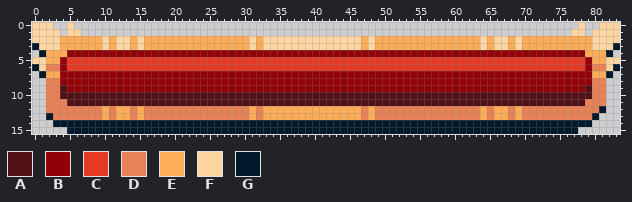
Edited in one commit: pixel-art file (NeverShallWeDie/Assets/Sprites/UI/health_container.aseprite). Above: the version before the commit.
84x16 pixels, 1 frame.
Visible layers, top first: "health", "delay", "Layer".
Palette (. is transparent): A #511016  B #900006  C #e43b27  D #e88256  E #ffac58  F #ffd5a2  G #00192b
Pixels before, first column x 0:
 0 FFF..F........................................................................F..FFF
 1 FFFF.FF......................................................................FF.FFFF
 2 FFFFEEEEEEFEFFEFEEEEEEEEEEEEEEEFEFFFFFFFFFFFFFFEFEEEEEEEEEEEEEEEFEFFEFEEEEEEEEEEFFFF
 3 GFFFEEEEEEFEFFEFEEEEEEEEEEEEEEEFEFFFFFFFFFFFFFFEFEEEEEEEEEEEEEEEFEFFEFEEEEEEEEEEFFFG
 4 .GEEEBBBBBBBBBBBBBBBBBBBBBBBBBBBBBBBBBBBBBBBBBBBBBBBBBBBBBBBBBBBBBBBBBBBBBBBBBBEEEG.
 5 FFEEBCCCCCCCCCCCCCCCCCCCCCCCCCCCCCCCCCCCCCCCCCCCCCCCCCCCCCCCCCCCCCCCCCCCCCCCCCCBEEFF
 6 GFDDBCCCCCCCCCCCCCCCCCCCCCCCCCCCCCCCCCCCCCCCCCCCCCCCCCCCCCCCCCCCCCCCCCCCCCCCCCCBDDFG
 7 .GEEBBBBBBBBBBBBBBBBBBBBBBBBBBBBBBBBBBBBBBBBBBBBBBBBBBBBBBBBBBBBBBBBBBBBBBBBBBBBEEG.
 8 ..DDBBBBBBBBBBBBBBBBBBBBBBBBBBBBBBBBBBBBBBBBBBBBBBBBBBBBBBBBBBBBBBBBBBBBBBBBBBBBDD..
 9 ..DDABBBBBBBBBBBBBBBBBBBBBBBBBBBBBBBBBBBBBBBBBBBBBBBBBBBBBBBBBBBBBBBBBBBBBBBBBBADD..
10 ..DDAAAAAAAAAAAAAAAAAAAAAAAAAAAAAAAAAAAAAAAAAAAAAAAAAAAAAAAAAAAAAAAAAAAAAAAAAAAADD..
11 ..DDDAAAAAAAAAAAAAAAAAAAAAAAAAAAAAAAAAAAAAAAAAAAAAAAAAAAAAAAAAAAAAAAAAAAAAAAAAADDD..
12 ..DDDDDDDDEDEEDEDDDDDDDDDDDDDDDEDEEEEEEEEEEEEEEDEDDDDDDDDDDDDDDDEDEEDEDDDDDDDDDDDG..
13 ..GDDDDDDDEDEEDEDDDDDDDDDDDDDDDEDEEEEEEEEEEEEEEDEDDDDDDDDDDDDDDDEDEEDEDDDDDDDDDDG...
14 ...GGGGGGGGGGGGGGGGGGGGGGGGGGGGGGGGGGGGGGGGGGGGGGGGGGGGGGGGGGGGGGGGGGGGGGGGGGGGG....
15 .....GGGGGGGGGGGGGGGGGGGGGGGGGGGGGGGGGGGGGGGGGGGGGGGGGGGGGGGGGGGGGGGGGGGGGGGGG......
Once edited:
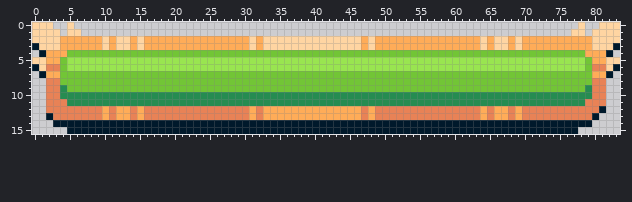
The exact change:
colour A: #511016 -> #268c51
colour B: #900006 -> #72c536
colour C: #e43b27 -> #99e550
Boxes around the changes in both pictures, in picture pixels (x1, y1, x2, y2):
changed: (60, 50, 592, 106)
